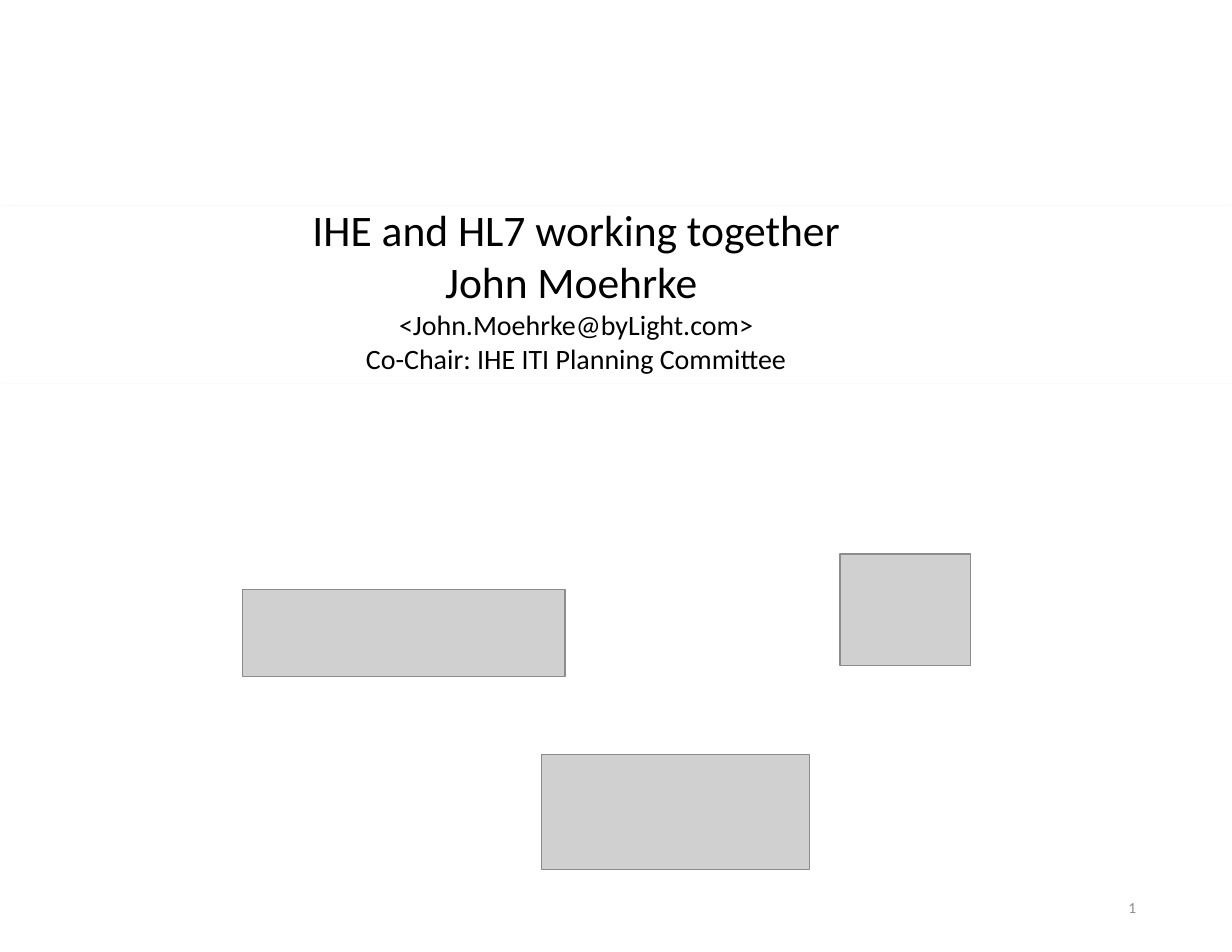
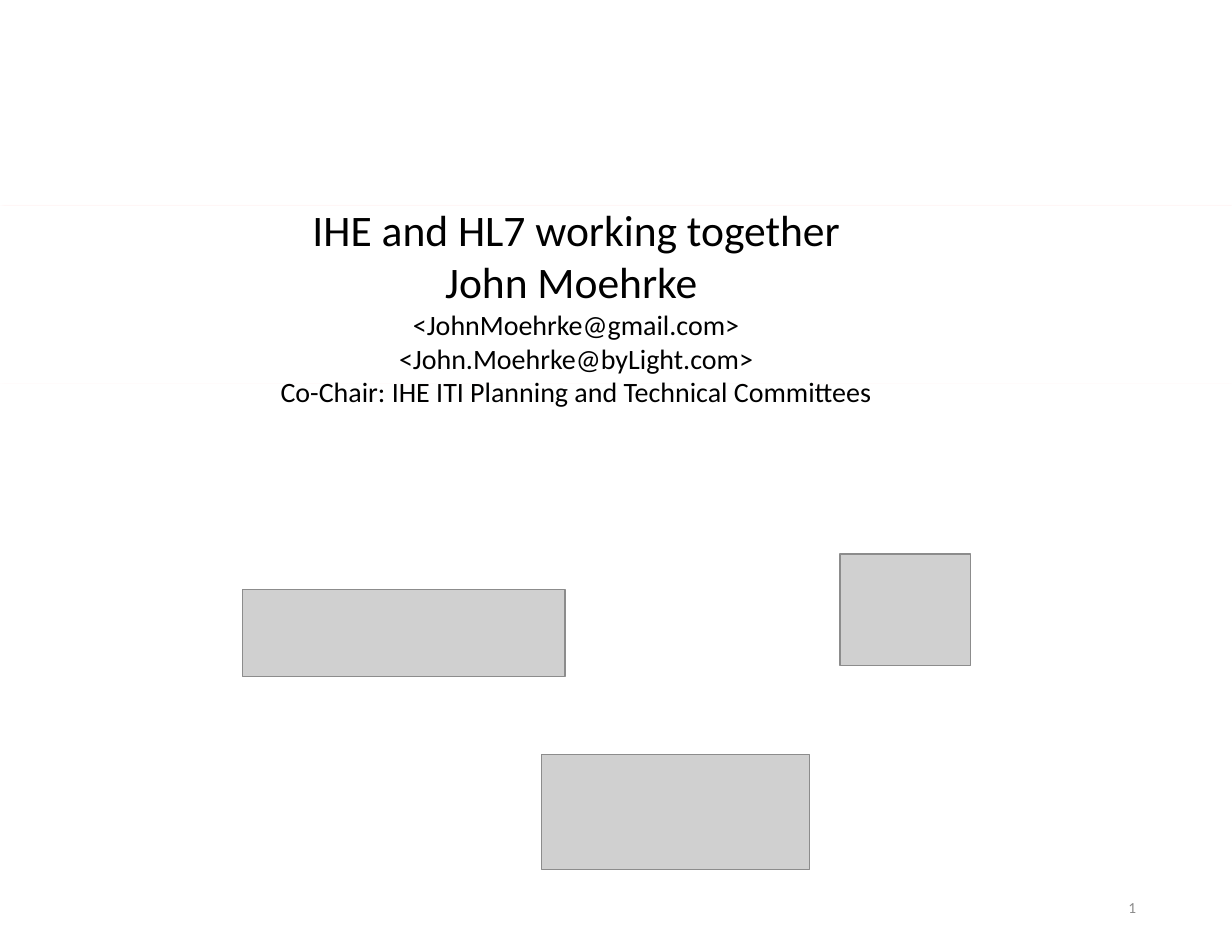
Before and after one commit to IHE/IT-Infrastructure, a slide deck: slide 1 of Presentations/IHE-and-HL7.pptx. Drawn at 1232x952 pixels with LibreOffice and Linux fonts; fonts in the diff are those of the drawing; grey boxes stand for pictures. Boxes give left, top, right and bottom in pixels: in the first picture for what was removed or moved away, otherwise in the second. Text is boxed around its words. In the diff, an @@ line names an element or a change of style, - is before the commit and + after.

```diff
--- a/Presentations/IHE-and-HL7.pptx
+++ b/Presentations/IHE-and-HL7.pptx
@@ text at (x1=413, y1=315, x2=739, y2=340): paragraph added @@
+<JohnMoehrke@gmail.com>
@@ text at (x1=281, y1=382, x2=871, y2=407): text changed @@
-Co-Chair: IHE ITI Planning Committee
+Co-Chair: IHE ITI Planning and Technical Committees
```
Also in this commit, not shown: 1 other slide changed, 3 slides added.
